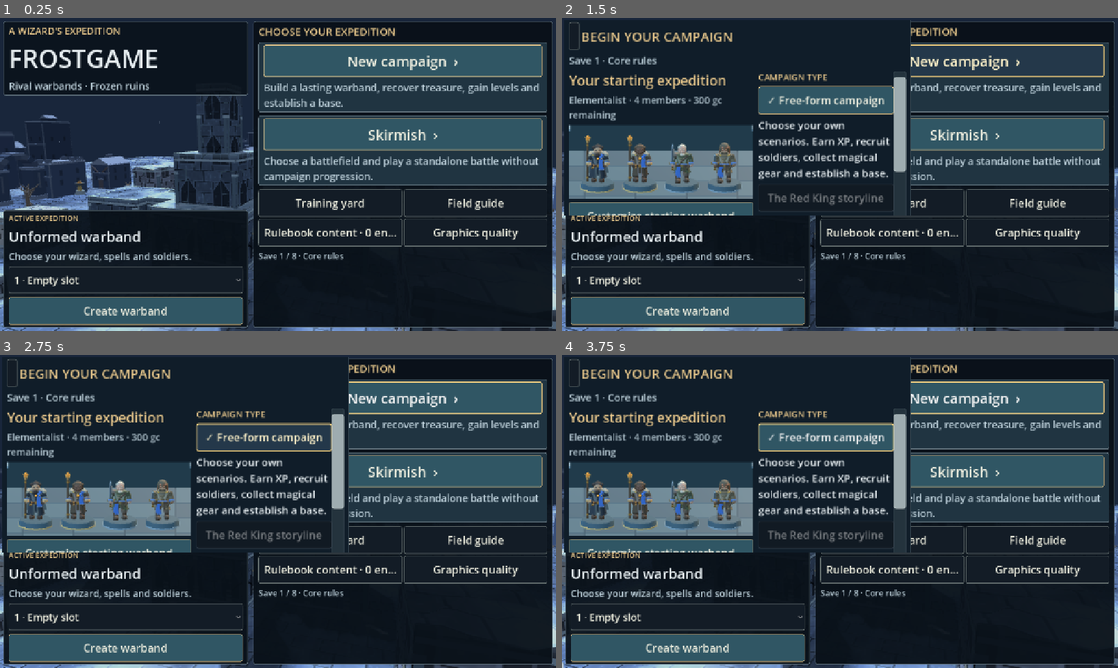
Above: before the commit, frames 1-4 (two rows, left to right).
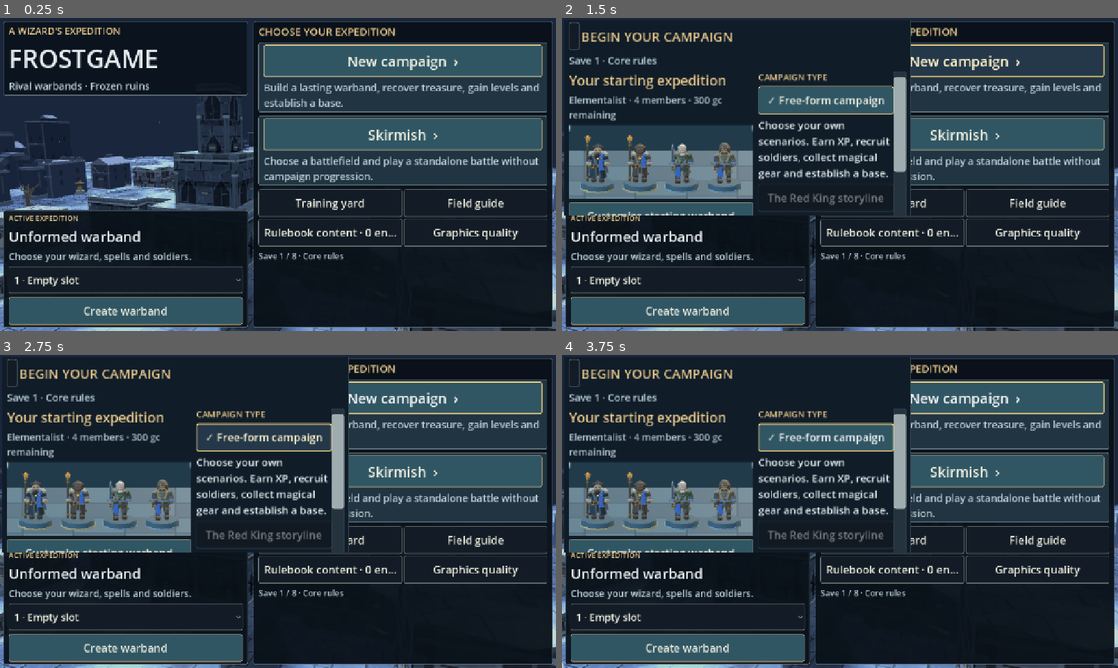
Above: after the commit, the same moments.

Repository: drag0nblad3/Frostgame
Game: Godot game, scene res://scenes/title.tscn
The game is run twice, just before and just after one commit, with the same random seed, the same clock (stepped at 60 frames per second) and the same inputs.
Inputs:
- Up to frame 1 (0.25 s): no input
- Up to frame 2 (1.5 s): click "New campaign ›" at 0.5 s; click "New campaign ›" at 1.25 s
- Up to frame 3 (2.75 s): click "✓ Free-form campaign" at 2 s
- Up to frame 4 (3.75 s): click "✓ Free-form campaign" at 2.75 s; click "Create free-form campaign" at 3.5 s

The runs differ from the first frame. In frame 1, 0.2% of the frame differs, in the area x 0-74%, y 32-100%; in frame 2, less than 0.1%; in frame 3, less than 0.1%; in frame 4, less than 0.1%.

Commit message:
Refine playable ruin facades, snowbanks, ice and combat spell effects

Diff:
--- a/src/view/battle/battle_effects.gd
+++ b/src/view/battle/battle_effects.gd
@@ -13,15 +13,16 @@
 	mat.emission_enabled = true
 	mat.emission = color
 	var tween := effect.create_tween().set_parallel(true)
-	for i in 6:
-		var dir := Vector3(cos(TAU * i / 6.0), 0.4 + float(i % 3) * 0.25, sin(TAU * i / 6.0))
+	var count := 5 if GraphicsQuality.mode()==0 else 9
+	for i in count:
+		var dir := Vector3(cos(TAU * i / count), 0.4 + float(i % 3) * 0.25, sin(TAU * i / count))
 		var spark := MeshInstance3D.new()
 		spark.mesh = shape
 		spark.material_override = mat
 		effect.add_child(spark)
 		spark.look_at_from_position(effect.global_position, effect.global_position + dir)
 		spark.cast_shadow = GeometryInstance3D.SHADOW_CASTING_SETTING_OFF
-		tween.tween_property(spark, "position", dir * 0.60, 0.25)
+		tween.tween_property(spark, "position", dir * 0.90, 0.25)
 		tween.tween_property(spark, "scale", Vector3.ZERO, 0.30)
 	tween.chain().tween_callback(effect.queue_free)
 
@@ -44,3 +45,62 @@
 	t.tween_property(node, "scale", Vector3(radius, 0.12, radius), 0.55)
 	t.tween_property(mat, "albedo_color:a", 0.0, 0.55)
 	t.chain().tween_callback(node.queue_free)
+
+
+static func impact(root: Node3D,at: Vector3,color: Color,damaging: bool,magic: bool=false) -> void:
+	if damaging:
+		burst(root,at,color)
+		if magic:
+			pulse(root,at,color.lightened(0.25),1.15)
+	else:
+		# A muted silver ricochet indicates no damage without inventing a hit.
+		burst(root,at,Color("a8bdca"))
+		pulse(root,at,Color("b8c7cf"),0.66)
+
+
+static func clash(root: Node3D,at: Vector3,direction: Vector3,tied: bool) -> void:
+	var effect := Node3D.new()
+	root.add_child(effect)
+	effect.position=at
+	var tangent := Vector3(direction.z,0,-direction.x).normalized()
+	if tangent.length_squared()<0.01:
+		tangent=Vector3.RIGHT
+	var tint := Color("e4dfe0") if tied else Color("ffd28a")
+	var mat := BoardView._mat(tint,0.3)
+	mat.shading_mode=BaseMaterial3D.SHADING_MODE_UNSHADED
+	mat.transparency=BaseMaterial3D.TRANSPARENCY_ALPHA
+	var shape := BoxMesh.new()
+	shape.size=Vector3(0.06,0.06,0.70)
+	for i in 3:
+		var streak := MeshInstance3D.new()
+		streak.mesh=shape
+		streak.material_override=mat
+		streak.cast_shadow=GeometryInstance3D.SHADOW_CASTING_SETTING_OFF
+		effect.add_child(streak)
+		var offset := tangent*(i-1)*0.21
+		streak.position=offset
+		streak.look_at_from_position(at+offset,at+offset+tangent+Vector3.UP*(0.35+i*0.18))
+	var t := effect.create_tween().set_parallel(true)
+	t.tween_property(effect,"scale",Vector3.ONE*1.55,0.22)
+	t.tween_property(mat,"albedo_color:a",0.0,0.30)
+	t.chain().tween_callback(effect.queue_free)
+	burst(root,at,tint)
+
+
+static func restore(root: Node3D,at: Vector3) -> void:
+	pulse(root,at,Color("70edaa"),1.05)
+	var effect := Node3D.new()
+	root.add_child(effect)
+	effect.position=at
+	var mat := BoardView._mat(Color("a6f3c4"),0.25)
+	mat.shading_mode=BaseMaterial3D.SHADING_MODE_UNSHADED
+	mat.transparency=BaseMaterial3D.TRANSPARENCY_ALPHA
+	var tween := effect.create_tween().set_parallel(true)
+	for i in (4 if GraphicsQuality.mode()==0 else 7):
+		var angle := TAU*i/7.0
+		var node := MiniatureFactory.sphere(effect,Vector3(cos(angle)*0.55,0.12,sin(angle)*0.55),Vector3(0.10,0.19,0.10),Color.WHITE)
+		node.material_override=mat
+		node.cast_shadow=GeometryInstance3D.SHADOW_CASTING_SETTING_OFF
+		tween.tween_property(node,"position:y",1.85,0.50)
+	tween.tween_property(mat,"albedo_color:a",0.0,0.52)
+	tween.chain().tween_callback(effect.queue_free)
--- a/src/view/battle/event_player.gd
+++ b/src/view/battle/event_player.gd
@@ -93,17 +93,17 @@
 		"heal":
 			var healed := _view(d["id"])
 			healed.refresh(state.figure(d["id"]))
-			BattleEffects.pulse(self, healed.position + Vector3.UP * 0.15, Color(0.40,0.95,0.59))
+			BattleEffects.restore(self, healed.position + Vector3.UP * 0.15)
 			_float_text(healed, "+%d" % d["amount"], Color(0.45, 1.0, 0.63))
 		"shoot", "spell_shot":
-			_animate_shot(_view(d["id"]), _view(d["target"]), e.type == "spell_shot",str(d.get("spell","")),d.get("origin",null))
+			_animate_shot(_view(d["id"]), _view(d["target"]), e.type == "spell_shot",str(d.get("spell","")),d.get("origin",null),int(d.get("dmg",1))>0)
 		"fight":
 			var a := _view(d["id"])
 			var b := _view(d["target"])
 			if int(d["winner"]) == int(d["target"]):
 				_animate_lunge(b, a)
 			else:
-				_animate_lunge(a, b)
+				_animate_lunge(a, b,int(d["winner"])<0)
 		"damage":
 			var v := _view(d["id"])
 			v.refresh(state.figure(d["id"]))
@@ -206,7 +206,7 @@
 	_wait_for(t)
 
 
-func _animate_shot(from: FigureView, to: FigureView, magic: bool = false, spell: String = "", origin: Variant = null) -> void:
+func _animate_shot(from: FigureView, to: FigureView, magic: bool = false, spell: String = "", origin: Variant = null, damaging: bool = true) -> void:
 	from.face_toward(to.position)
 	var color := SpellVisuals.color_for(spell,state) if magic else Color(0.92,0.78,0.50)
 	var bolt := SpellVisuals.projectile(spell,magic,color)
@@ -225,13 +225,13 @@
 	t.tween_property(bolt, "position", destination, maxf(0.10,start.distance_to(destination)*0.035))
 	t.parallel().tween_method(from.cast_pose if magic else from.shot_pose, 0.75, 0.0, 0.15)
 	t.tween_callback(bolt.queue_free)
-	t.tween_callback(BattleEffects.burst.bind(self,destination,color))
-	if spell == "elemental_ball":
+	t.tween_callback(BattleEffects.impact.bind(self,destination,color,damaging,magic))
+	if spell == "elemental_ball" and damaging:
 		t.tween_callback(BattleEffects.pulse.bind(self,to.position+Vector3.UP*0.15,color,1.7))
 	_wait_for(t)
 
 
-func _animate_lunge(a: FigureView, b: FigureView) -> void:
+func _animate_lunge(a: FigureView, b: FigureView,tied: bool=false) -> void:
 	a.face_toward(b.position)
 	b.face_toward(a.position)
 	var home := a.position
@@ -240,7 +240,7 @@
 	t.tween_method(a.attack_pose, 0.0, -0.45, 0.12)
 	t.tween_property(a, "position", toward, 0.13)
 	t.parallel().tween_method(a.attack_pose, -0.45, 1.0, 0.13)
-	t.tween_callback(BattleEffects.burst.bind(self, toward.lerp(b.position, 0.5) + Vector3.UP * 0.85, Color(1.0, 0.78, 0.38)))
+	t.tween_callback(BattleEffects.clash.bind(self,toward.lerp(b.position,0.5)+Vector3.UP*0.85,b.position-home,tied))
 	t.tween_method(b.recoil_pose, 0.0, 1.0, 0.10)
 	t.parallel().tween_property(a, "position", home, 0.20)
 	t.parallel().tween_method(a.attack_pose, 1.0, 0.0, 0.20)
--- a/src/view/battle/spell_visuals.gd
+++ b/src/view/battle/spell_visuals.gd
@@ -25,9 +25,10 @@
 	var orb := spell in ["elemental_bolt","elemental_ball","fire_breath"] or (magic and spell.is_empty())
 	if orb:
 		var size := 0.32 if spell == "elemental_ball" else 0.18
-		_shine(MiniatureFactory.sphere(root,Vector3.ZERO,Vector3.ONE*size,color),color)
-		for i in 4:
-			var angle := TAU*i/4.0
+		_shine(MiniatureFactory.sphere(root,Vector3.ZERO,Vector3.ONE*size*1.45,color),color)
+		_shine(MiniatureFactory.sphere(root,Vector3(0,0,-size*0.28),Vector3.ONE*size*0.72,color.lightened(0.75)),color.lightened(0.75))
+		for i in (3 if GraphicsQuality.mode()==0 else 5):
+			var angle := TAU*i/5.0
 			var a := Vector3(cos(angle)*size*0.40,sin(angle)*size*0.40,0.03)
 			_shine(CreatureSculpt.limb(root,a,a+Vector3(0,0,0.36+0.09*i),size*0.19,color,0.08),color)
 	else:
@@ -36,6 +37,7 @@
 		var tip := CreatureSculpt.limb(root,Vector3(0,0,-0.09),Vector3(0,0,-0.26),0.065,color,0.0)
 		if magic:
 			_shine(tip,color)
+			_shine(CreatureSculpt.limb(root,Vector3(0,0,0.30),Vector3(0,0,0.85),0.022,color.lightened(0.25),0.01),color)
 		for i in 3:
 			var a := TAU*i/3.0
 			var fin := MiniatureFactory.box(root,Vector3(cos(a)*0.034,sin(a)*0.034,0.30),Vector3(0.04,0.095,0.13),color)
@@ -82,6 +84,13 @@
 		m.rotation.y = -angle+PI*0.25
 		m.cast_shadow = GeometryInstance3D.SHADOW_CASTING_SETTING_OFF
 		node.add_child(m)
+	if GraphicsQuality.mode()>0:
+		# Four raised arcane motes provide a readable vertical silhouette.
+		for i in 4:
+			var angle := TAU*i/4.0
+			var mote := MiniatureFactory.sphere(node,Vector3(cos(angle)*0.70,0.18,sin(angle)*0.70),Vector3(0.10,0.25,0.10),color.lightened(0.3))
+			mote.material_override=mat
+			mote.cast_shadow=GeometryInstance3D.SHADOW_CASTING_SETTING_OFF
 	node.scale = Vector3(0.55,1,0.55)
 	var t := node.create_tween().set_parallel(true)
 	t.tween_property(node,"scale",Vector3(radius,1,radius),0.55)
--- a/src/view/board_view.gd
+++ b/src/view/board_view.gd
@@ -146,6 +146,7 @@
 			TabletopDetails.decorate(root,piece)
 			if piece.kind.id in ["ruin","tower","wall","platform","hut_wall","null_annex","null_walk","null_lower","null_middle","null_upper"]:
 				RuinSilhouette.decorate(root,piece)
+				RuinedFacade.decorate(root,piece,scenario_id if not scenario_id.is_empty() else board.id)
 			if board.id=="mausoleum" and piece.kind.id=="ruin" and piece.rect.has_point(board.size*0.5):
 				SiteArt.crypt(root,piece)
 	# Rubble is otherwise dozens of individual shadow-casting meshes.
@@ -217,6 +218,7 @@
 		var stone := StoneFinish.material(col,false,piece.kind.id in ["ruin","tower","hut_wall","null_lower","null_middle","null_upper"],piece.rect.position)
 		stone.set_shader_parameter("footprint_size",piece.rect.size)
 		stone.set_shader_parameter("walkable_roof",piece.kind.walkable_top)
+		stone.set_shader_parameter("facade_style",RuinedFacade.style(piece,scenario_id))
 		stone.set_shader_parameter("building_height",h)
 		stone.set_shader_parameter("frost_detail",GraphicsQuality.mode()>0)
 		stone.set_shader_parameter("snow_amount",float(VisualPalette.for_scenario(scenario_id).get("snow",0.86)))
--- a/src/view/environment_dressing.gd
+++ b/src/view/environment_dressing.gd
@@ -50,6 +50,8 @@
 			for j in 3:
 				var at := Vector2(center.x+(j-1)*0.65,center.y+0.85)
 				EnvironmentProps.paving(root,Vector3(at.x,0.065,at.y),0.27,j,Color("63584d"))
+	if snow and GraphicsQuality.mode()>0:
+		SnowBanks.decorate(root,board,scenario)
 	MiniatureBatch.bake(root)
 	return root
 
--- a/src/view/materials/frozen_stone.gdshader
+++ b/src/view/materials/frozen_stone.gdshader
@@ -7,6 +7,7 @@
 uniform bool realm_floor = false;
 uniform float snow_amount : hint_range(0.0, 1.0) = 1.0;
 uniform bool blind_arches = false;
+uniform int facade_style = 0;
 uniform vec2 footprint_origin = vec2(0.0);
 uniform vec2 footprint_size = vec2(36.0);
 uniform bool city_paving = false;
@@ -96,6 +97,21 @@
 		float crack = (1.0-smoothstep(0.010,0.035,fracture))*smoothstep(0.54,0.72,noise2(vec2(u,world_pos.y)*0.54));
 		rock *= 1.0-crack*0.62;
 	}
+	// Architectural finishes share geometry: weathered temple ashlar,
+	// timber-and-stone infill, and dark tower bands.
+	if (!ground && !top) {
+		if (facade_style == 1) {
+			float panel = step(0.18,fract(local_u*0.5))*step(0.12,fract(world_pos.y*0.42));
+			rock = mix(rock,rock*0.90+vec3(0.10,0.07,0.035),panel*0.68);
+		} else if (facade_style == 2) {
+			float timber = 1.0-smoothstep(0.045,0.08,abs(fract(local_u*0.55)-0.5));
+			timber = max(timber,1.0-smoothstep(0.028,0.055,abs(fract(world_pos.y*0.70)-0.5)));
+			rock = mix(rock,vec3(0.22,0.15,0.10),timber*0.75);
+		} else if (facade_style == 3) {
+			float course = 1.0-smoothstep(0.06,0.12,abs(fract(world_pos.y*0.58)-0.5));
+			rock = mix(rock,rock*0.56,course*0.8);
+		}
+	}
 	// Frost accumulates in the joints and as narrow chips along exposed tops.
 	// Keep the extra procedural samples off the Performance profile.
 	if (frost_detail && !realm_floor) {
@@ -131,7 +147,15 @@
 		float beyond = 1.0-smoothstep(-3.0,-0.15,boundary);
 		surface_color *= 1.0-beyond*0.12;
 	}
+	// Ice is an irregular sheen between drifts, not a new slippery rules area.
+	float glazed = 0.0;
+	if (ground && top && frost_detail && !realm_floor) {
+		glazed = smoothstep(0.48,0.80,drift)*(1.0-smoothstep(0.48,0.90,snow))*snow_amount;
+		float hairline = 1.0-smoothstep(0.012,0.036,abs(fract(horizontal.x*0.61+horizontal.y*0.43+drift*0.65)-0.5));
+		surface_color = mix(surface_color,vec3(0.44,0.62,0.72),glazed*0.45);
+		surface_color += vec3(0.085,0.12,0.14)*hairline*glazed;
+	}
 	ALBEDO = surface_color;
-	ROUGHNESS = mix(0.93, 0.64, snow);
-	SPECULAR = mix(0.21, 0.33, snow);
+	ROUGHNESS = mix(mix(0.93,0.70,snow),0.34,glazed*0.82);
+	SPECULAR = mix(0.21,0.52,max(snow*0.4,glazed));
 }
--- /dev/null
+++ b/src/view/ruined_facade.gd
@@ -0,0 +1,55 @@
+class_name RuinedFacade
+extends RefCounted
+## Surface relief only: every new ornament is flush to a wall, below its top.
+## Different building types remain mechanically identical to their original pieces.
+
+
+static func style(p: TerrainPiece,scenario: String) -> int:
+	if p.kind.id=="hut_wall" or scenario=="haunted_houses":
+		return 2
+	if p.kind.id.begins_with("null_") or p.kind.id=="tower" or scenario=="silent_tower":
+		return 3
+	if scenario in ["complex_temple","living_museum","mausoleum","red_king_back_into_fire"]:
+		return 1
+	return 0
+
+
+static func decorate(root: Node3D,p: TerrainPiece,scenario: String) -> void:
+	if GraphicsQuality.mode()==0 or p.ramp or p.kind.height<1.7 or p.level!=null:
+		return
+	var r := p.rect
+	var h := p.kind.height
+	var variant := style(p,scenario)
+	var detail := Node3D.new()
+	root.add_child(detail)
+	var trim := Color("a4adb0") if variant!=1 else Color("b0a28c")
+	var dark := Color("48545b") if variant!=2 else Color("655140")
+	# Recessed-looking relief is sealed masonry, not an apparent doorway.
+	for swap in [false,true]:
+		var span := r.size.y if swap else r.size.x
+		var depth := r.size.x if swap else r.size.y
+		if span<1.7 or depth<0.14:
+			continue
+		var count := clampi(floori(span/2.8),1,3)
+		for side: float in [-1.0,1.0]:
+			for i in count:
+				var along := (i+0.5)*span/count
+				var pos := Vector3(r.get_center().x+side*(r.size.x*0.5-0.018),h*0.63,r.position.y+along) if swap else Vector3(r.position.x+along,h*0.63,r.get_center().y+side*(r.size.y*0.5-0.018))
+				var width := minf(0.52,span/count*0.42)
+				var plaque := Vector3(0.06,0.44,width) if swap else Vector3(width,0.44,0.06)
+				if variant==1:
+					MiniatureFactory.box(detail,pos,plaque,trim.darkened(0.12))
+					MiniatureFactory.box(detail,pos+Vector3.UP*0.24,Vector3(0.07,0.08,width*1.25) if swap else Vector3(width*1.25,0.08,0.07),trim)
+				elif variant==3:
+					MiniatureFactory.box(detail,pos,plaque,dark)
+					MiniatureFactory.box(detail,pos,Vector3(0.08,0.065,width*0.8) if swap else Vector3(width*0.8,0.065,0.08),trim)
+				elif variant==2:
+					var board := MiniatureFactory.box(detail,pos,Vector3(0.05,0.10,width*1.2) if swap else Vector3(width*1.2,0.10,0.05),dark)
+					if swap:
+						board.rotation.x=0.36
+					else:
+						board.rotation.z=0.36
+				else:
+					# Broken lintel fragments set into the existing face.
+					MiniatureFactory.box(detail,pos,Vector3(0.06,0.16,width) if swap else Vector3(width,0.16,0.06),trim)
+	MiniatureBatch.bake(detail)
--- /dev/null
+++ b/src/view/snow_banks.gd
@@ -0,0 +1,31 @@
+class_name SnowBanks
+extends RefCounted
+## Bounded low-profile drifts at the foot of walls. No new terrain pieces.
+## Surface samples reject ramps, voids, other structures and height changes.
+
+
+static func decorate(root: Node3D,board: Board,scenario: String) -> void:
+	var snow := float(VisualPalette.for_scenario(scenario).get("snow",0.86))
+	if snow<0.38:
+		return
+	var budget := 18 if GraphicsQuality.mode()==1 else 30
+	for p in board.pieces:
+		if budget<=0:
+			return
+		if p.ramp or p.cast_turn>=0 or p.kind.ground_surface or not p.kind.blocks_move or p.kind.height<1.5:
+			continue
+		var rect := p.rect
+		for side in 4:
+			if budget<=0:
+				return
+			var along := 0.28+0.44*float(posmod(roundi(rect.position.x*11+rect.position.y*7)+side*13,19))/18.0
+			var at := Vector2(lerpf(rect.position.x,rect.end.x,along),rect.position.y-0.44) if side==0 else (Vector2(rect.end.x+0.44,lerpf(rect.position.y,rect.end.y,along)) if side==1 else (Vector2(lerpf(rect.position.x,rect.end.x,along),rect.end.y+0.44) if side==2 else Vector2(rect.position.x-0.44,lerpf(rect.position.y,rect.end.y,along))))
+			if not EnvironmentDressing.flat_ground(board,at,0.31):
+				continue
+			var y := board.ground_height_at(at)
+			var tint := Color("c0d1dc").lerp(Color("e2ebef"),snow*0.55)
+			# Flattened, irregular drift (maximum 0.10 high), not cover.
+			var size := Vector3(0.58,0.09,0.34) if side%2==0 else Vector3(0.34,0.09,0.58)
+			MiniatureFactory.sphere(root,Vector3(at.x,y+0.035,at.y),size,tint)
+			MiniatureFactory.sphere(root,Vector3(at.x,y+0.016,at.y),size*Vector3(1.04,0.48,1.04),tint.darkened(0.07))
+			budget-=1
--- a/tests/unit/test_spell_visuals.gd
+++ b/tests/unit/test_spell_visuals.gd
@@ -9,3 +9,13 @@
 		check(p.get_child_count()>1)
 		p.free()
 	check(SpellVisuals.color_for("poison_dart",s) != SpellVisuals.color_for("bone_dart",s))
+
+
+func test_facade_variants_follow_terrain_and_site() -> void:
+	var kind := TerrainKind.new()
+	kind.id="ruin"
+	var p := TerrainPiece.new(kind,Rect2(0,0,3,3))
+	check_eq(RuinedFacade.style(p,"complex_temple"),1)
+	check_eq(RuinedFacade.style(p,"haunted_houses"),2)
+	check_eq(RuinedFacade.style(p,"silent_tower"),3)
+	check_eq(RuinedFacade.style(p,"treasure_skirmish"),0)
--- a/tools/capture.gd
+++ b/tools/capture.gd
@@ -9,6 +9,7 @@
 var _frames := 0
 var _ready_to_capture := false
 var _scenario := "treasure_skirmish"
+var _effects := false
 
 
 func _initialize() -> void:
@@ -40,7 +41,9 @@
 		printerr("Wrong board for capture: ", _scene.controller.state.board.id)
 		quit(1)
 		return
-	if args.size()>3:
+	if args.size()>3 and args[3]=="effects":
+		_effects=true
+	elif args.size()>3:
 		if not RealityCracks.apply(_scene.controller,int(args[3])):
 			printerr("Unable to apply preview reality crack: ",args[3])
 			quit(1)
@@ -64,6 +67,14 @@
 		return false
 	if _frames < 40:
 		return false
+	if _effects and _frames==40:
+		var state: GameState=_scene.controller.state
+		var center := state.board.size*0.5
+		SpellVisuals.sigil(_scene.player,TableSpace.to_world(center+Vector2(-3,0),0.14),Color("6ddaff"),1.7)
+		BattleEffects.impact(_scene.player,TableSpace.to_world(center+Vector2(0,0),1.0),Color("ffb36a"),true,true)
+		BattleEffects.restore(_scene.player,TableSpace.to_world(center+Vector2(3,0),0.14))
+	if _effects and _frames<46:
+		return false
 	var img := root.get_viewport().get_texture().get_image()
 	if img == null or img.save_png(_out) != OK:
 		printerr("Failed to save capture: ", _out)
